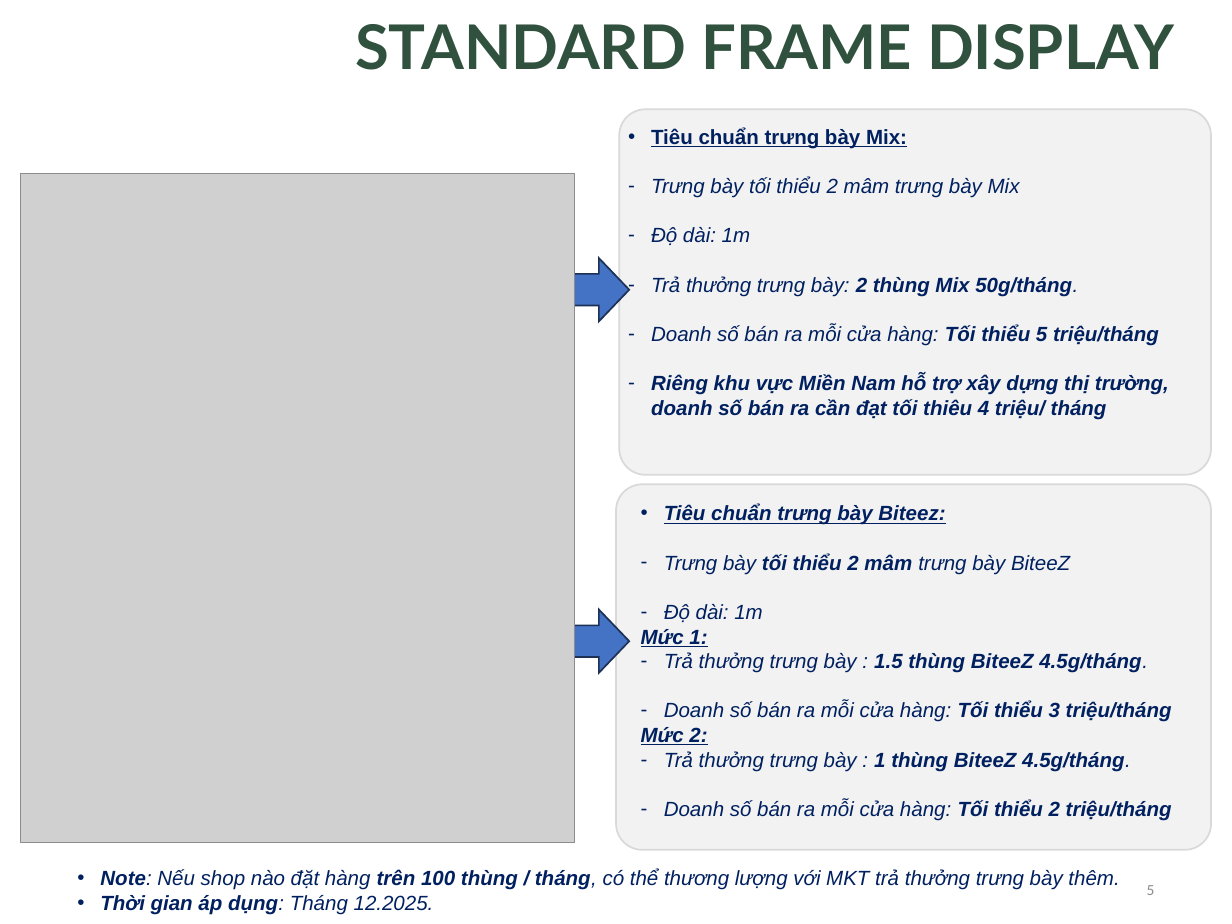
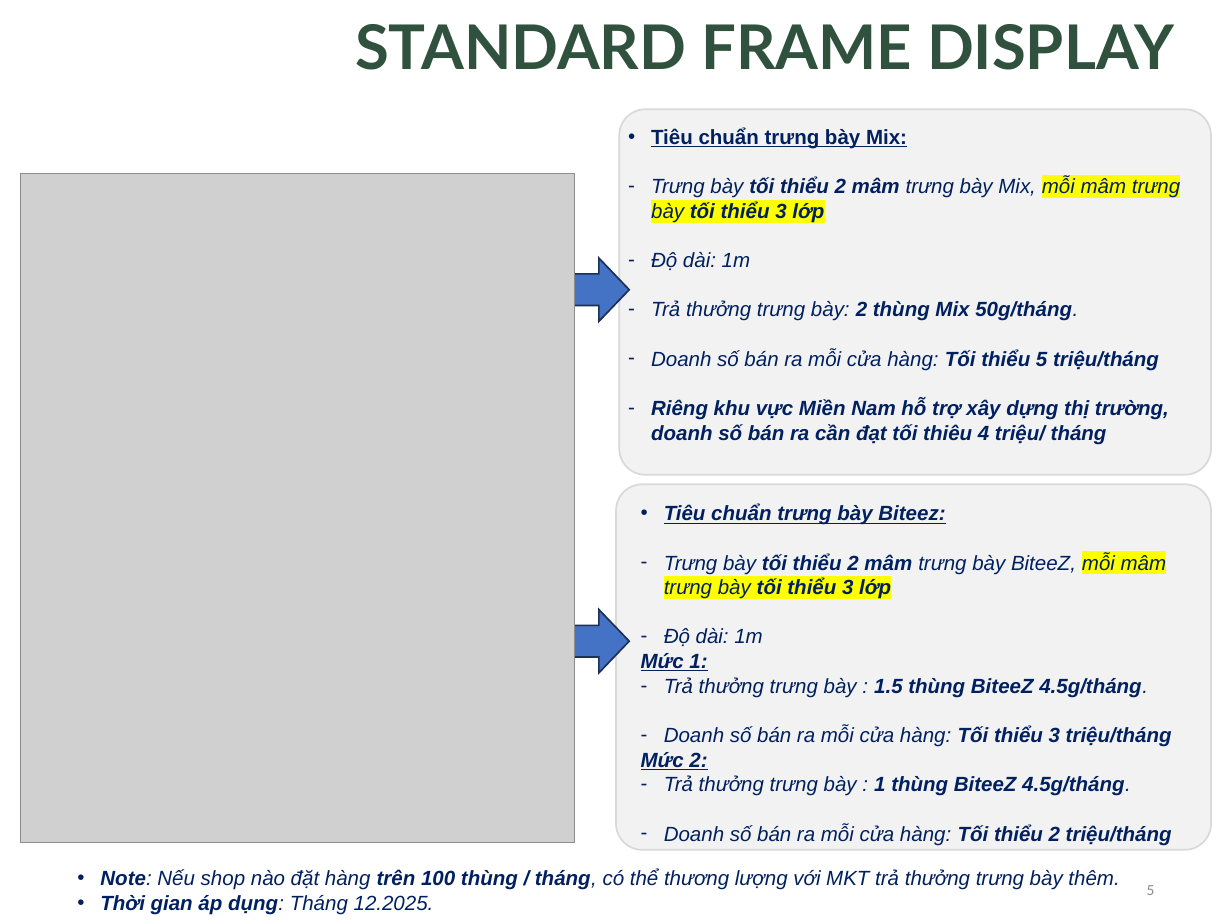
Before and after one commit to phungbui2203/Summary_Display, a slide deck: slide 5 of Display project TT Channel [BiteeZ & Mix] - New.pptx. Drawn at 1232x924 pixels with LibreOffice and Linux fonts; fonts in the diff are those of the drawing; grey boxes stand for pictures; background and template pictures are left out. Boxes give left, top, right and bottom in pixels: in the first picture for what was removed or moved away, otherwise in the second. Text is boxed around its words. In the diff, an @@ line names an element or a change of style, - is before the commit and + after.

```diff
--- a/Display project TT Channel [BiteeZ & Mix] - New.pptx
+++ b/Display project TT Channel [BiteeZ & Mix] - New.pptx
@@ text at box(651, 177, 1180, 223): text changed @@
-– Trưng bày tối thiểu 2 mâm trưng bày Mix
+– Trưng bày tối thiểu 2 mâm trưng bày Mix, mỗi mâm trưng bày tối thiểu 3 lớp
@@ text at box(664, 553, 1167, 599): text changed @@
-– Trưng bày tối thiểu 2 mâm trưng bày BiteeZ
+– Trưng bày tối thiểu 2 mâm trưng bày BiteeZ, mỗi mâm trưng bày tối thiểu 3 lớp
```
Also in this commit, not shown: 1 other slide changed, 1 slide removed, 10 other files.
